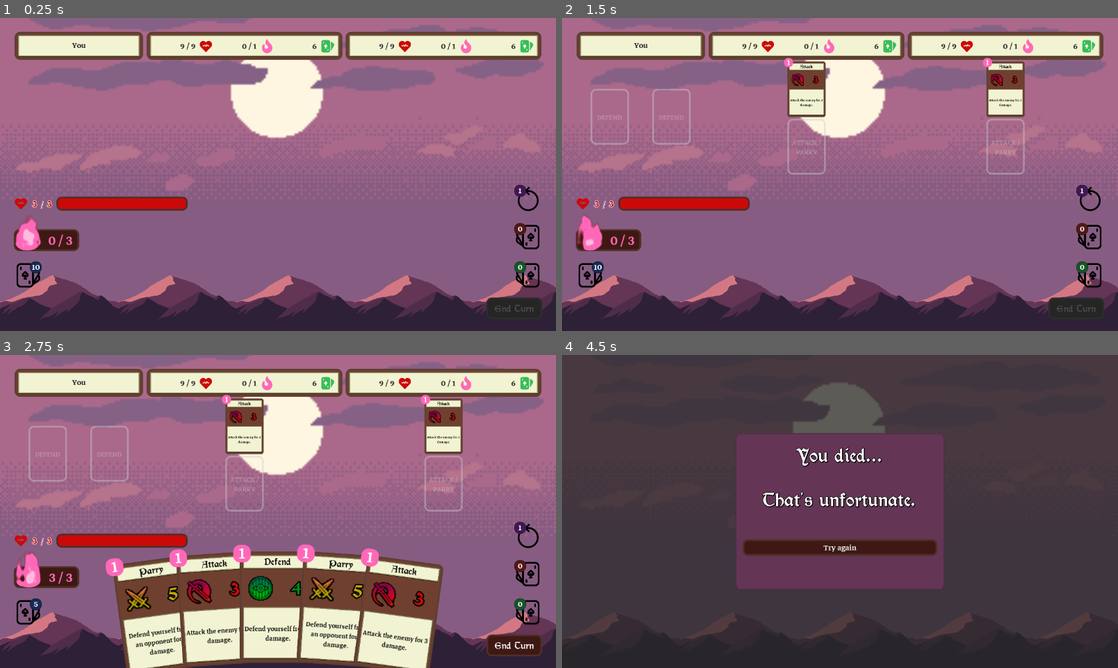
Above: before the commit, frames 1-4 (two rows, left to right).
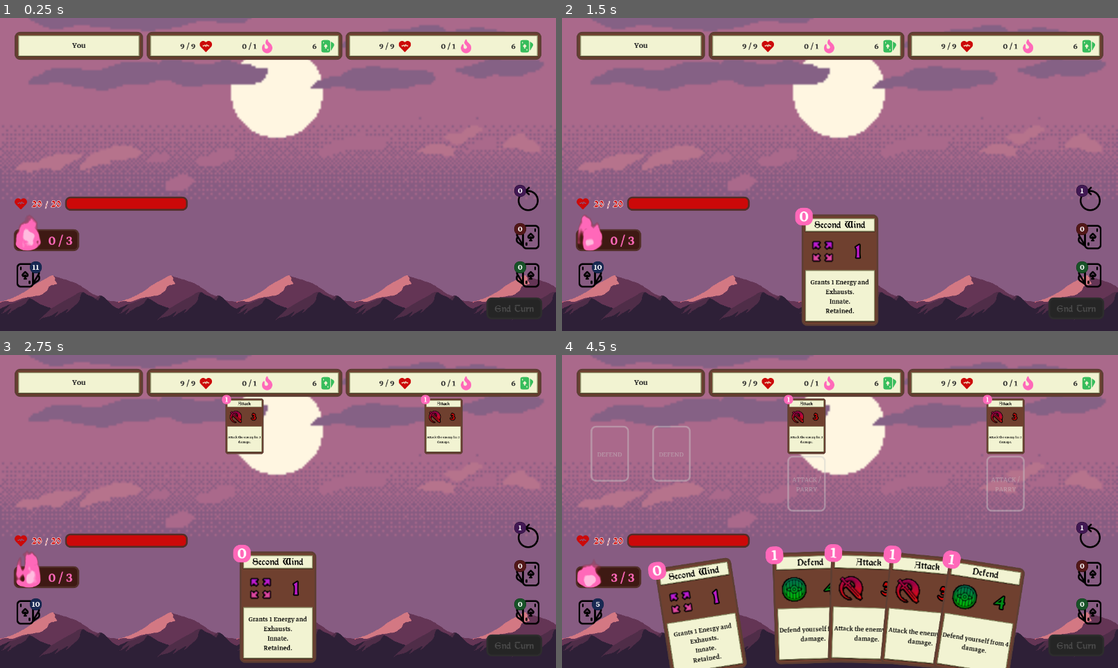
Above: after the commit, the same moments.

Repository: Maaack/Battle-Deck-Energy
Game: Godot game, scene res://Scenes/Main.tscn
Same seed, same stepped clock (60 frames per second), same inputs: the game is played once before the commit and once after it.
Inputs (mouse positions are in pixels of both pictures, inside the frame that each line leads up to):
- Up to frame 1 (0.25 s): no input
- Up to frame 2 (1.5 s): drag from (840, 174) to (895, 105) at 0.52 s; drag from (728, 190) to (812, 237) at 1.27 s
- Up to frame 3 (2.75 s): move the mouse to (333, 442) at 2.02 s; click (333, 442) at 2.17 s
- Up to frame 4 (4.5 s): click (1073, 646) at 2.75 s, where only the run before the commit has a clickable "End Turn"; drag from (812, 574) to (673, 464) at 3.52 s; click (1073, 646) at 4.25 s, where only the run after the commit has a clickable "End Turn"

The runs differ from the first frame. In frame 1, 0.2% of the frame differs, in the area x 5-94%, y 54-81%; in frame 2, 8.0%; in frame 3, 18%; in frame 4, 94%, in the area x 0-100%, y 0-100%.

Commit message:
BATL-02: Adds second wind card to deck with innate and retain effects.

Diff:
--- a/Managers/CharacterBattle/CharacterBattleManager.gd
+++ b/Managers/CharacterBattle/CharacterBattleManager.gd
@@ -102,14 +102,18 @@
 	exhaust_pile.add_card(card)
 	emit_signal("exhausted_card", card)
 
-func draw_card():
+func draw_card(card = null):
 	if draw_pile.size() < 1:
 		reshuffle_discard_pile()
-	var card: CardData = draw_pile.draw_card()
-	if not is_instance_valid(card):
+	var drawn_card : CardData
+	if is_instance_valid(card):
+		drawn_card = draw_pile.draw_specific_card(card)
+	else:
+		drawn_card = draw_pile.draw_card()
+	if not is_instance_valid(drawn_card):
 		return
-	add_card_to_hand(card)
-	emit_signal("drew_card", card)
+	add_card_to_hand(drawn_card)
+	emit_signal("drew_card", drawn_card)
 
 func draw_hand():
 	for _i in range(character_data.hand_size):
--- a/Managers/Effects/EffectManager.gd
+++ b/Managers/Effects/EffectManager.gd
@@ -6,6 +6,10 @@
 const ATTACK_EFFECT = 'ATTACK'
 const DEFEND_EFFECT = 'DEFEND'
 const PARRY_EFFECT = 'PARRY'
+const TARGET_APPLY_ENERGY_EFFECT = 'TARGET_APPLY_ENERGY'
+const EXHAUST_EFFECT = 'EXHAUST'
+const RETAIN_EFFECT = 'RETAIN'
+const INNATE_EFFECT = 'INNATE'
 
 func _resolve_damage(effect_map:Dictionary):
 	var attack : int = 0
@@ -47,3 +51,17 @@
 					target_effects[final_target][battle_effect.effect_type] = 0
 				target_effects[final_target][battle_effect.effect_type] += battle_effect.effect_quantity
 	return target_effects
+
+func include_innate_cards(cards:Array):
+	var innate_cards : Array = []
+	for card in cards:
+		if card is CardData and card.has_effect(INNATE_EFFECT):
+			innate_cards.append(card)
+	return innate_cards
+
+func exclude_retained_cards(cards:Array):
+	var not_retained_cards : Array = []
+	for card in cards:
+		if card is CardData and not card.has_effect(RETAIN_EFFECT):
+			not_retained_cards.append(card)
+	return not_retained_cards
--- /dev/null
+++ b/Resources/BattleEffects/ExhaustEffect.tres
@@ -0,0 +1,11 @@
+[gd_resource type="Resource" load_steps=3 format=2]
+
+[ext_resource path="res://Resources/BattleEffects/BattleEffect.gd" type="Script" id=1]
+[ext_resource path="res://Assets/Sourced/Icons/BoxesBeGone/sprite_0604.png" type="Texture" id=2]
+
+[resource]
+script = ExtResource( 1 )
+effect_type = "EXHAUST"
+effect_icon = ExtResource( 2 )
+effect_quantity = 0
+effect_color = Color( 0, 0, 0, 1 )
--- /dev/null
+++ b/Resources/BattleEffects/InnateEffect.tres
@@ -0,0 +1,11 @@
+[gd_resource type="Resource" load_steps=3 format=2]
+
+[ext_resource path="res://Resources/BattleEffects/BattleEffect.gd" type="Script" id=1]
+[ext_resource path="res://Assets/Sourced/Icons/BoxesBeGone/sprite_2210.png" type="Texture" id=2]
+
+[resource]
+script = ExtResource( 1 )
+effect_type = "INNATE"
+effect_icon = ExtResource( 2 )
+effect_quantity = 0
+effect_color = Color( 0.819608, 0.411765, 0.0352941, 1 )
--- /dev/null
+++ b/Resources/BattleEffects/RetainEffect.tres
@@ -0,0 +1,11 @@
+[gd_resource type="Resource" load_steps=3 format=2]
+
+[ext_resource path="res://Resources/BattleEffects/BattleEffect.gd" type="Script" id=1]
+[ext_resource path="res://Assets/Sourced/Icons/BoxesBeGone/sprite_1527.png" type="Texture" id=2]
+
+[resource]
+script = ExtResource( 1 )
+effect_type = "RETAIN"
+effect_icon = ExtResource( 2 )
+effect_quantity = 0
+effect_color = Color( 0.129412, 0.298039, 0.988235, 1 )
--- /dev/null
+++ b/Resources/BattleEffects/TargetApplyEnergy.tres
@@ -0,0 +1,11 @@
+[gd_resource type="Resource" load_steps=3 format=2]
+
+[ext_resource path="res://Resources/BattleEffects/BattleEffect.gd" type="Script" id=1]
+[ext_resource path="res://Assets/Sourced/Icons/BoxesBeGone/sprite_2390.png" type="Texture" id=2]
+
+[resource]
+script = ExtResource( 1 )
+effect_type = "TARGET_APPLY_ENERGY"
+effect_icon = ExtResource( 2 )
+effect_quantity = 1
+effect_color = Color( 0.737255, 0.109804, 0.776471, 1 )
--- a/Resources/Cards/CardData.gd
+++ b/Resources/Cards/CardData.gd
@@ -12,3 +12,16 @@
 
 func _to_string():
 	return "%s:%d" % [title, get_instance_id()]
+
+func has_effect(effect_type:String):
+	for battle_effect in battle_effects:
+		if battle_effect is BattleEffect:
+			if battle_effect.effect_type == effect_type:
+				return true
+	return false
+
+func get_effect(effect_type:String):
+	for battle_effect in battle_effects:
+		if battle_effect is BattleEffect:
+			if battle_effect.effect_type == effect_type:
+				return battle_effect
--- /dev/null
+++ b/Resources/Cards/SecondWindCard.tres
@@ -0,0 +1,17 @@
+[gd_resource type="Resource" load_steps=6 format=2]
+
+[ext_resource path="res://Resources/Cards/CardData.gd" type="Script" id=1]
+[ext_resource path="res://Resources/BattleEffects/TargetApplyEnergy.tres" type="Resource" id=2]
+[ext_resource path="res://Resources/BattleEffects/InnateEffect.tres" type="Resource" id=3]
+[ext_resource path="res://Resources/BattleEffects/RetainEffect.tres" type="Resource" id=4]
+[ext_resource path="res://Resources/BattleEffects/ExhaustEffect.tres" type="Resource" id=5]
+
+[resource]
+script = ExtResource( 1 )
+title = "Second Wind"
+description = "Grants 1 Energy and Exhausts.
+Innate.
+Retained."
+energy_cost = 0
+battle_effects = [ ExtResource( 2 ), ExtResource( 3 ), ExtResource( 4 ), ExtResource( 5 ) ]
+type_tag = "DEFEND"
--- a/Resources/Characters/CharacterData.gd
+++ b/Resources/Characters/CharacterData.gd
@@ -39,8 +39,7 @@
 		hand_size = starting_hand_size
 
 func reset_deck():
-	if starting_deck is Array:
-		deck = starting_deck.duplicate()
+	deck = starting_deck.duplicate()
 
 func set_starting_deck(value:Array):
 	starting_deck = value
--- a/Resources/Characters/Player/NewPlayerData.tres
+++ b/Resources/Characters/Player/NewPlayerData.tres
@@ -1,13 +1,14 @@
-[gd_resource type="Resource" load_steps=5 format=2]
+[gd_resource type="Resource" load_steps=6 format=2]
 
 [ext_resource path="res://Resources/Cards/ParryCard.tres" type="Resource" id=1]
 [ext_resource path="res://Resources/Cards/DefendCard.tres" type="Resource" id=2]
 [ext_resource path="res://Resources/Cards/AttackCard.tres" type="Resource" id=3]
 [ext_resource path="res://Resources/Characters/CharacterData.gd" type="Script" id=4]
+[ext_resource path="res://Resources/Cards/SecondWindCard.tres" type="Resource" id=5]
 
 [resource]
 script = ExtResource( 4 )
-starting_max_health = 3
+starting_max_health = 20
 starting_max_energy = 3
 starting_hand_size = 5
-starting_deck = [ ExtResource( 3 ), ExtResource( 3 ), ExtResource( 3 ), ExtResource( 3 ), ExtResource( 2 ), ExtResource( 2 ), ExtResource( 2 ), ExtResource( 2 ), ExtResource( 1 ), ExtResource( 1 ) ]
+starting_deck = [ ExtResource( 3 ), ExtResource( 3 ), ExtResource( 3 ), ExtResource( 3 ), ExtResource( 2 ), ExtResource( 2 ), ExtResource( 2 ), ExtResource( 2 ), ExtResource( 1 ), ExtResource( 1 ), ExtResource( 5 ) ]
--- a/Resources/Decks/DeckData.gd
+++ b/Resources/Decks/DeckData.gd
@@ -26,3 +26,10 @@
 	var discarded : Array = cards.duplicate()
 	clear()
 	return discarded
+
+func draw_specific_card(card:CardData):
+	var card_index : int = cards.find(card)
+	if card_index < 0:
+		return
+	cards.remove(card_index)
+	return card
--- a/Scenes/BattleInterface/BattleInterface.gd
+++ b/Scenes/BattleInterface/BattleInterface.gd
@@ -17,6 +17,7 @@
 
 var _character_manager_map : Dictionary = {}
 var _round_opportunities_map : Dictionary = {}
+var _skip_opening_phase = false
 
 func set_player_data(value:CharacterData):
 	player_data = value
@@ -69,12 +70,31 @@
 	player_battle_manager.draw_hand()
 
 func _end_player_turn():
-	player_interface.connect("discard_completed",  battle_phase_manager, "advance")
-	var discarded_cards : Array = player_battle_manager.discard_hand()
-	if discarded_cards.size() == 0:
+	var cards_in_hand : Array = player_battle_manager.hand.cards.duplicate()
+	var discarding_cards : Array = effects_manager.exclude_retained_cards(cards_in_hand)
+	if discarding_cards.size() > 0:
+		player_interface.connect("discard_completed", battle_phase_manager, "advance")
+		for discarding_card in discarding_cards:
+			player_battle_manager.discard_card(discarding_card)
+	else:
+		battle_phase_manager.advance()
+
+func setup_battle():
+	if _skip_opening_phase:
+		battle_phase_manager.advance()
+	_skip_opening_phase = true
+	var starting_cards : Array = player_battle_manager.draw_pile.cards.duplicate()
+	var innate_cards : Array = effects_manager.include_innate_cards(starting_cards)
+	if innate_cards.size() > 0:
+		player_interface.connect("drawing_completed", battle_phase_manager, "advance")
+		for innate_card in innate_cards:
+			player_battle_manager.draw_card(innate_card)
+	else:
 		battle_phase_manager.advance()
 
 func start_round():
+	if player_interface.is_connected("drawing_completed", battle_phase_manager, "advance"):
+		player_interface.disconnect("drawing_completed", battle_phase_manager, "advance")
 	if player_interface.is_connected("discard_completed", battle_phase_manager, "advance"):
 		player_interface.disconnect("discard_completed", battle_phase_manager, "advance")
 	battle_opportunities_manager.reset()
@@ -87,7 +107,11 @@
 		if opp_data is OpportunityData and is_instance_valid(opp_data.card_data):
 			if opp_data.source == player_data:
 				discarding_flag = true
-				player_battle_manager.discard_card(opp_data.card_data)
+				var card_data : CardData = opp_data.card_data
+				if card_data.has_effect(effects_manager.EXHAUST_EFFECT):
+					player_battle_manager.exhaust_card(card_data)
+				else:
+					player_battle_manager.discard_card(card_data)
 			else:
 				player_interface.opponent_discards_card(opp_data.card_data)
 	return discarding_flag
@@ -109,6 +133,10 @@
 func _resolve_immediate_actions(card:CardData, opportunity:OpportunityData):
 	if card.type_tag == battle_opportunities_manager.PARRY_TYPE:
 		battle_opportunities_manager.add_attack_opportunity(opportunity.source, opportunity.target)
+	if card.has_effect(effects_manager.TARGET_APPLY_ENERGY_EFFECT):
+		var target_character_manager : CharacterBattleManager = _character_manager_map[opportunity.target]
+		var effect: BattleEffect = card.get_effect(effects_manager.TARGET_APPLY_ENERGY_EFFECT)
+		target_character_manager.gain_energy(effect.effect_quantity)
 
 func _on_CharacterBattleManager_drew_card(card):
 	player_interface.draw_card(card)
@@ -123,6 +151,9 @@
 func _on_CharacterBattleManager_discarded_card(card):
 	player_interface.discard_card(card)
 
+func _on_CharacterBattleManager_exhausted_card(card):
+	player_interface.exhaust_card(card)
+
 func _on_CharacterBattleManager_reshuffled_card(card):
 	player_interface.reshuffle_card(card)
 
@@ -130,6 +161,9 @@
 	player_interface.play_card(player_data, card, opportunity)
 
 func _on_Opening_phase_entered():
+	setup_battle()
+
+func _on_RoundStart_phase_entered():
 	start_round()
 
 func _on_EnemySetup_phase_entered():
--- a/Scenes/BattleInterface/BattleInterface.tscn
+++ b/Scenes/BattleInterface/BattleInterface.tscn
@@ -31,6 +31,8 @@
 
 [node name="Opening" parent="BattlePhaseManager" instance=ExtResource( 6 )]
 
+[node name="RoundStart" parent="BattlePhaseManager" instance=ExtResource( 6 )]
+
 [node name="EnemySetup" parent="BattlePhaseManager" instance=ExtResource( 6 )]
 
 [node name="Enemy" parent="BattlePhaseManager" instance=ExtResource( 6 )]
@@ -48,6 +50,7 @@
 [connection signal="died" from="CharacterBattleManager" to="." method="_on_CharacterBattleManager_died"]
 [connection signal="discarded_card" from="CharacterBattleManager" to="." method="_on_CharacterBattleManager_discarded_card"]
 [connection signal="drew_card" from="CharacterBattleManager" to="." method="_on_CharacterBattleManager_drew_card"]
+[connection signal="exhausted_card" from="CharacterBattleManager" to="." method="_on_CharacterBattleManager_exhausted_card"]
 [connection signal="gained_energy" from="CharacterBattleManager" to="." method="_on_CharacterBattleManager_gained_energy"]
 [connection signal="gained_health" from="CharacterBattleManager" to="." method="_on_CharacterBattleManager_gained_health"]
 [connection signal="lost_energy" from="CharacterBattleManager" to="." method="_on_CharacterBattleManager_lost_energy"]
@@ -56,6 +59,7 @@
 [connection signal="reshuffled_card" from="CharacterBattleManager" to="." method="_on_CharacterBattleManager_reshuffled_card"]
 [connection signal="played_card" from="AIOpponentsManager" to="." method="_on_AIOpponentsManager_played_card"]
 [connection signal="phase_entered" from="BattlePhaseManager/Opening" to="." method="_on_Opening_phase_entered"]
+[connection signal="phase_entered" from="BattlePhaseManager/RoundStart" to="." method="_on_RoundStart_phase_entered"]
 [connection signal="phase_entered" from="BattlePhaseManager/EnemySetup" to="." method="_on_EnemySetup_phase_entered"]
 [connection signal="phase_entered" from="BattlePhaseManager/Enemy" to="." method="_on_Enemy_phase_entered"]
 [connection signal="phase_entered" from="BattlePhaseManager/Player" to="." method="_on_Player_phase_entered"]
--- a/Scenes/PlayerInterface/PlayerInterface.gd
+++ b/Scenes/PlayerInterface/PlayerInterface.gd
@@ -16,6 +16,7 @@
 onready var actions_board : Control = $BattleBoard/MarginContainer/VBoxContainer/ActionsBoard
 onready var draw_pile : Control = $BattleBoard/MarginContainer/VBoxContainer/PlayerBoard/DrawPile
 onready var discard_pile : Control = $BattleBoard/MarginContainer/VBoxContainer/PlayerBoard/DiscardPile
+onready var exhaust_pile : Control = $BattleBoard/MarginContainer/VBoxContainer/PlayerBoard/ExhaustPile
 
 var player_data : CharacterData setget set_player_data
 var _drawing_cards_count : int = 0
@@ -57,6 +58,13 @@
 	new_prs.scale = Vector2(0.1, 0.1)
 	animation_queue.animate_move(card_data, new_prs, 0.4, 0.2, AnimationType.DISCARDING)
 
+func exhaust_card(card_data:CardData):
+	var exhaust_pile_offset : Vector2 = exhaust_pile.get_global_transform().get_origin() - card_manager.get_global_transform().get_origin()
+	var new_prs : PRSData = PRSData.new()
+	new_prs.position = exhaust_pile_offset
+	new_prs.scale = Vector2(0.1, 0.1)
+	animation_queue.animate_move(card_data, new_prs, 0.4, 0.2, AnimationType.EXHAUSTING)
+
 func reshuffle_card(card_data:CardData):
 	var draw_pile_offset : Vector2 = draw_pile.get_global_transform().get_origin() - card_manager.get_global_transform().get_origin()
 	var new_prs : PRSData = PRSData.new()
@@ -93,6 +101,12 @@
 	card_manager.move_card(card, animation.prs, animation.tween_time)
 	_discarding_cards_count += 1
 
+func _exhausting_animation(card:CardData, animation:AnimationData):
+	var card_instance : BattleCard = card_manager.get_card_instance(card)
+	card_instance.connect("tween_completed", self, "_on_exhaust_card_completed")
+	card_manager.move_card(card, animation.prs, animation.tween_time)
+	_discarding_cards_count += 1
+
 func _on_AnimationQueue_animation_started(animation:AnimationData):
 	var card : CardData = animation.card_data
 	match(animation.animation_type):
@@ -100,6 +114,8 @@
 			_drawing_animation(card, animation)
 		AnimationType.DISCARDING:
 			_discarding_animation(card, animation)
+		AnimationType.EXHAUSTING:
+			_exhausting_animation(card, animation)
 		AnimationType.RESHUFFLING:
 			player_board.reshuffle_card()
 		_:
@@ -112,17 +128,29 @@
 func _on_AnimationQueue_queue_empty():
 	emit_signal("animation_queue_empty")
 
+func _discard_complete():
+	_discarding_cards_count -= 1
+	if _discarding_cards_count < 0:
+		_discarding_cards_count = 0
+		return false
+	if _discarding_cards_count == 0:
+		hand_manager.discard_queue()
+		emit_signal("discard_completed")
+		return true
+
 func _on_discard_card_completed(card_data:CardData):
 	hand_manager.queue_card(card_data)
 	card_manager.remove_card(card_data)
 	player_board.discard_card()
-	_discarding_cards_count -= 1
-	if _discarding_cards_count == 0:
-		if _discarding_cards_count < 0:
-			_discarding_cards_count = 0
-			return
+	if _discard_complete():
 		hand_manager.discard_queue()
-		emit_signal("discard_completed")
+
+func _on_exhaust_card_completed(card_data:CardData):
+	hand_manager.queue_card(card_data)
+	card_manager.remove_card(card_data)
+	player_board.exhaust_card()
+	if _discard_complete():
+		hand_manager.discard_queue()
 
 func _on_draw_card_completed(card_data:CardData):
 	var card_instance : BattleCard = card_manager.get_card_instance(card_data)
--- a/project.godot
+++ b/project.godot
@@ -83,6 +83,11 @@
 "class": "PlayerActionsInterface",
 "language": "GDScript",
 "path": "res://Scenes/PlayerInterface/BattleBoard/ActionsBoard/PlayerActions/PlayerActions.gd"
+}, {
+"base": "Resource",
+"class": "StatusData",
+"language": "GDScript",
+"path": "res://Resources/Statuses/StatusData.gd"
 } ]
 _global_script_class_icons={
 "ActionsInterface": "",
@@ -99,7 +104,8 @@
 "OpponentActionsInterface": "",
 "OpportunityData": "",
 "PRSData": "",
-"PlayerActionsInterface": ""
+"PlayerActionsInterface": "",
+"StatusData": ""
 }
 
 [application]
